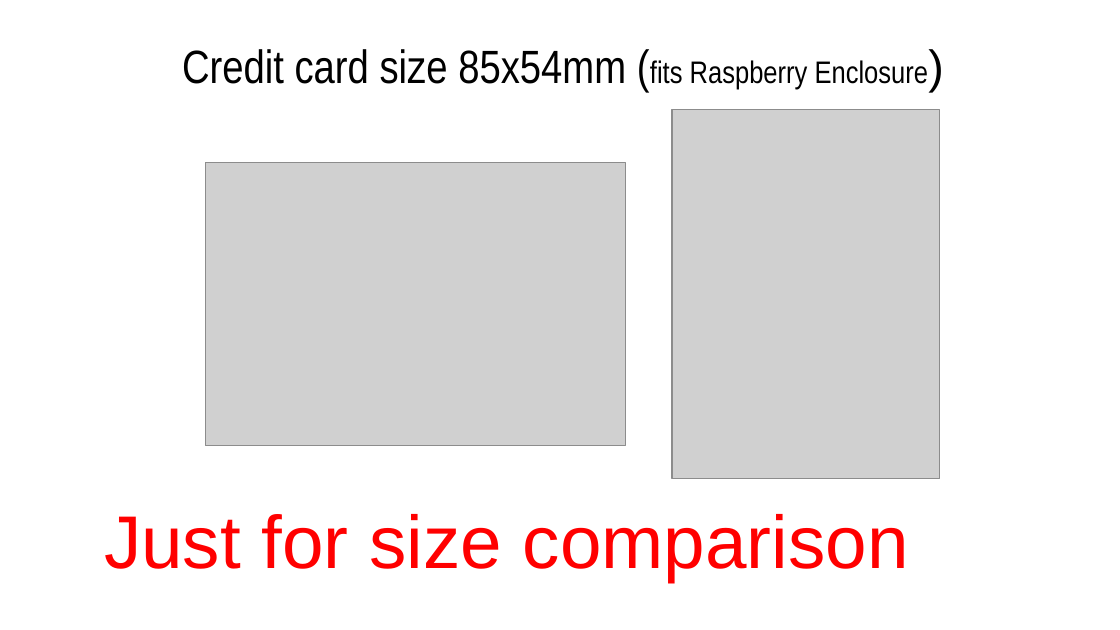
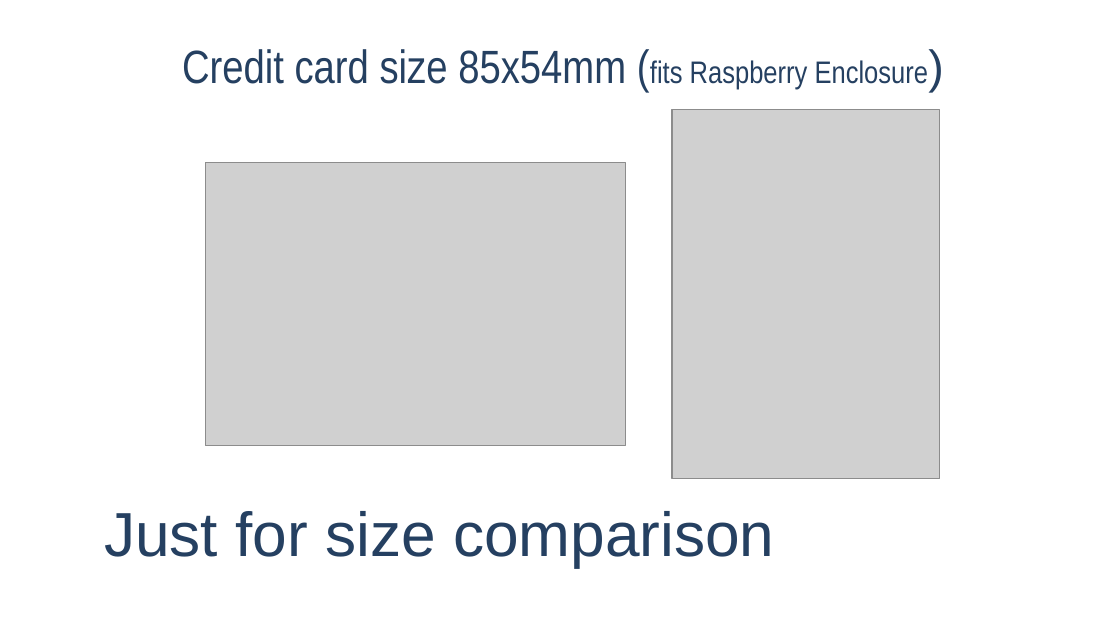
Before and after one commit to natashaiwscope/iot_hw, a slide deck: slide 4 of ppt/wireless.pptx. Drawn at 1120x630 pixels with LibreOffice and Linux fonts; fonts in the diff are those of the drawing; grey boxes stand for pictures. Boxes give left, top, right and bottom in pixels: in the first picture for what was removed or moved away, otherwise in the second. Text is boxed around its words. In the diff, an @@ line names an element or a change of style, - is before the commit and + after.

```diff
--- a/ppt/wireless.pptx
+++ b/ppt/wireless.pptx
@@ text "Credit card size 85x54mm (fits ..." at bbox=[182, 49, 929, 89]: text colour #000000 to #254061 @@
@@ text "Just for size comparison" at bbox=[104, 511, 774, 567]: size 48 to 40 pt, text colour #FF0000 to #254061 @@
```
Also in this commit, not shown: 15 other slides changed.
